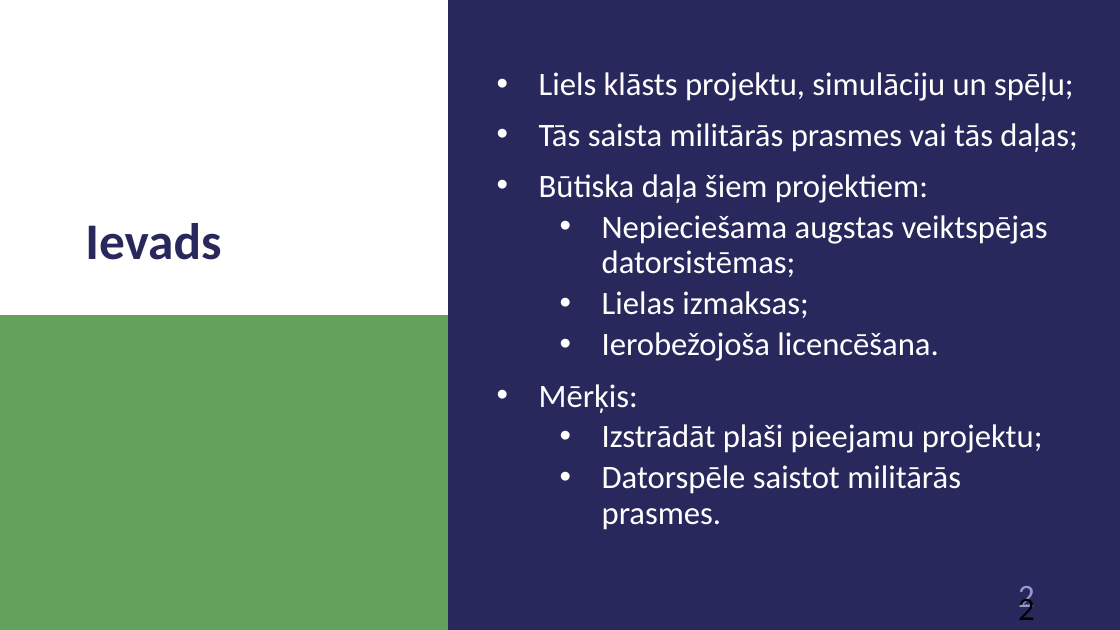
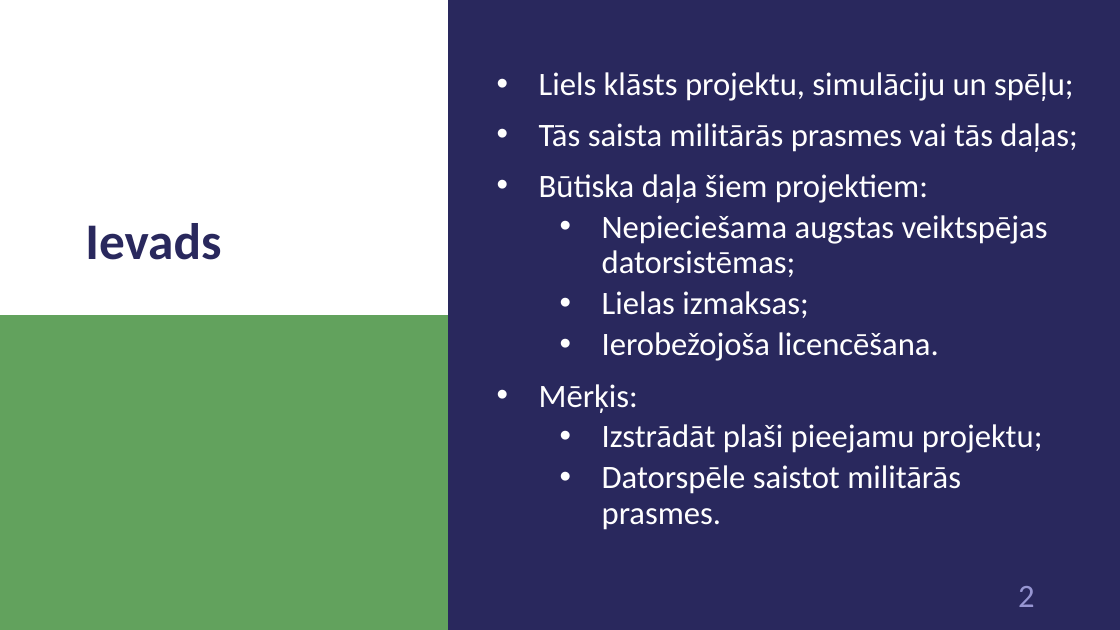
Before and after one commit to 1ivyatan/drumstalotajs, a slide deck: slide 2 of Documentation/Prezentācija.pptx. Drawn at 1120x630 pixels with LibreOffice and Linux fonts; fonts in the diff are those of the drawing. Boxes give left, top, right and bottom in pixels: in the first picture for what was removed or moved away, otherwise in the second. Text is boxed around its words. In the diff, an @@ line names an element or a change of style, - is before the commit and + after.

```diff
--- a/Documentation/Prezentācija.pptx
+++ b/Documentation/Prezentācija.pptx
@@ page number removed at (1018,586,1035,616) @@
-2
```
Also in this commit, not shown: 6 other slides changed, 21 slides added.
